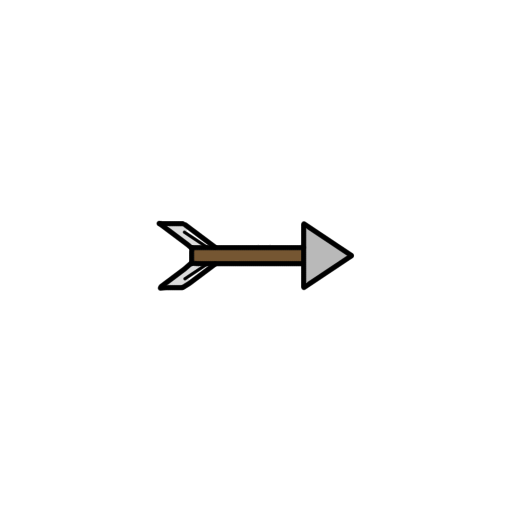
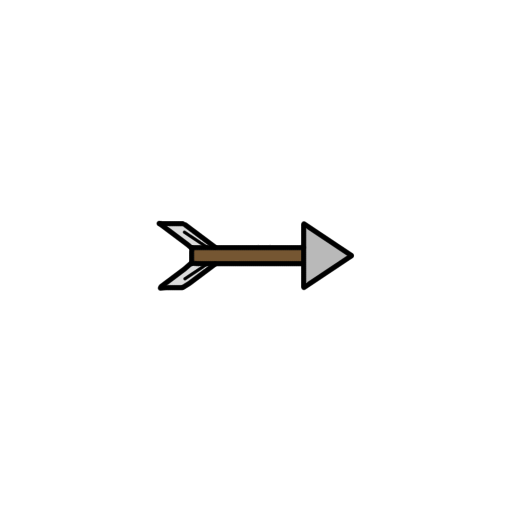
The second 512 x 512 image is a revision of the first. Changes to its layers:
painted on "Capa de pintura 3" over (186, 229, 208, 281)
